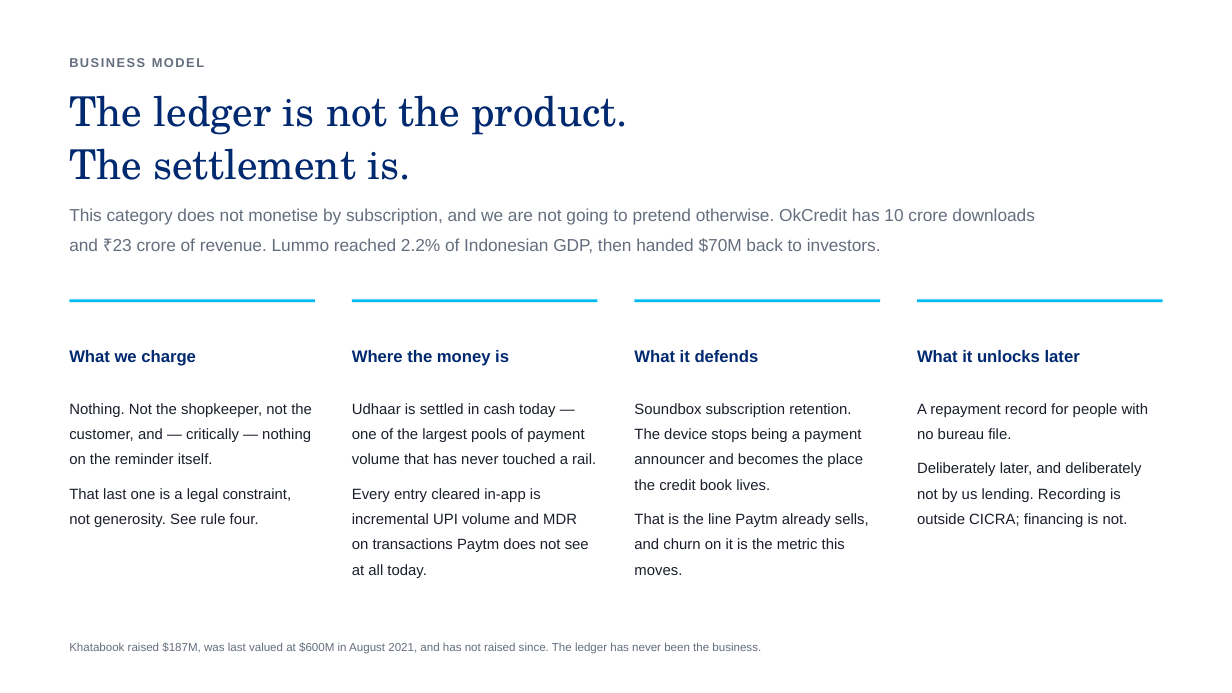
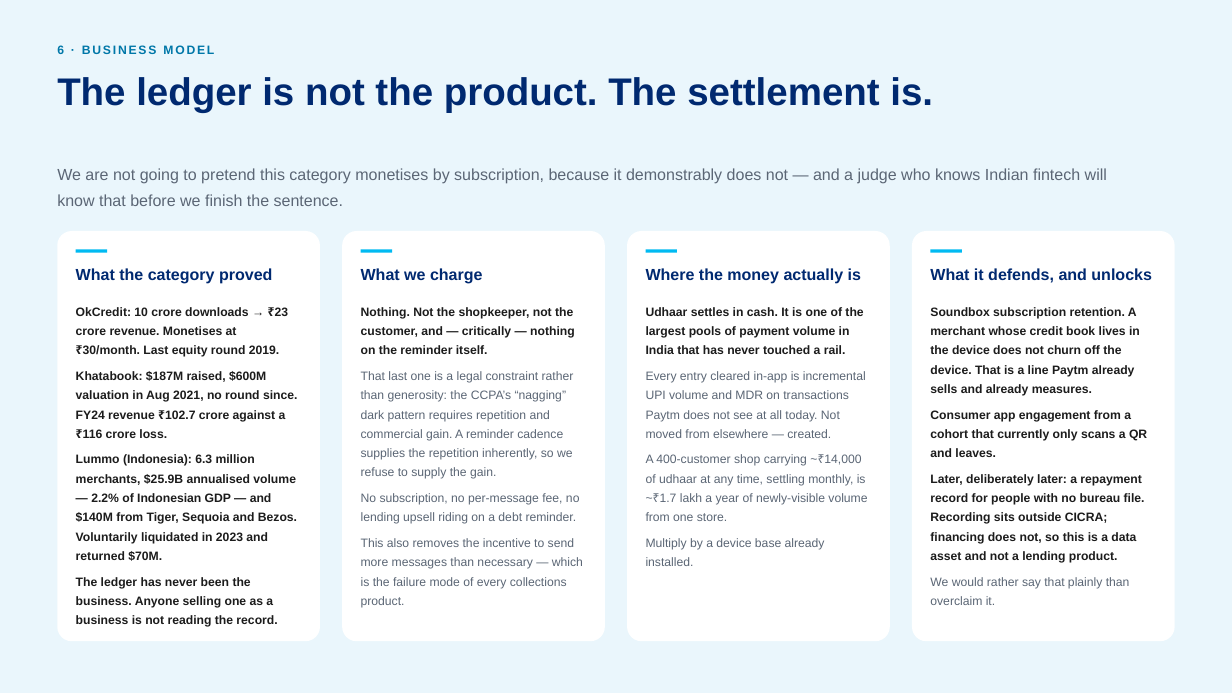
Before and after one commit to Uchiha-Itachi0/PAYTM-BAHI, a slide deck: slide 7 of docs/BAHI-Round1.pptx. Drawn at 1232x693 pixels with LibreOffice and Linux fonts; fonts in the diff are those of the drawing. Boxes give left, top, right and bottom in pixels: in the first picture for what was removed or moved away, otherwise in the second. Text is boxed around its words. In the diff, an @@ line names an element or a change of style, - is before the commit and + after.

```diff
--- a/docs/BAHI-Round1.pptx
+++ b/docs/BAHI-Round1.pptx
@@ rectangle added at <box>0,0,1232,693</box>, fill #EAF6FC @@
@@ text at <box>57,45,214,54</box>: text changed; size 10 to 9.5 pt; text colour #646E7E to #0077A8 @@
-BUSINESS MODEL
+6 · BUSINESS MODEL
@@ text "The ledger is not the ...": place and size @@
-text "The ledger is not the ..." at <box>69,95,628,180</box>
+text "The ledger is not the ..." at <box>57,77,933,113</box>
@@ text "The ledger is not the ..." at <box>57,77,933,113</box>: size 32 to 30 pt, font TeX Gyre Schola to Arial, bold on; line spacing 1.08 to 1.06 @@
@@ text at <box>57,168,1107,206</box>: text changed; size 13.5 to 12.5 pt; text colour #646E7E to #5B6675 @@
-This category does not monetise by subscription, and we are not going to pretend otherwise. OkCredit has 10 crore downloads and ₹23 crore of revenue. Lummo reached 2.2% of Indonesian GDP, then handed $70M back to investors.
+We are not going to pretend this category monetises by subscription, because it demonstrably does not — and a judge who knows Indian fintech will know that before we finish the sentence.
@@ rounded rectangle added at <box>57,231,320,641</box>, fill #FFFFFF @@
@@ rounded rectangle added at <box>342,231,604,641</box>, fill #FFFFFF @@
@@ rounded rectangle added at <box>628,231,890,641</box>, fill #FFFFFF @@
@@ rounded rectangle added at <box>912,231,1175,641</box>, fill #FFFFFF @@
@@ rectangle added at <box>76,250,107,252</box>, fill #00BAF2 @@
@@ text added at <box>76,268,272,284</box>, 12.5 pt, text #002970, bold @@
+What the category proved
@@ text "What we charge": place and size @@
-text "What we charge" at <box>69,350,196,366</box>
+text "What we charge" at <box>361,268,483,284</box>
@@ text "What we charge" at <box>361,268,483,284</box>: size 13 to 12.5 pt; line spacing 1.18 to 1.14 @@
@@ rectangle added at <box>360,250,392,252</box>, fill #00BAF2 @@
@@ text at <box>646,268,861,284</box>: text changed; size 13 to 12.5 pt @@
-Where the money is
+Where the money actually is
@@ rectangle: place and size @@
-rectangle at <box>917,299,1163,302</box>
+rectangle at <box>646,250,677,252</box>
@@ text at <box>930,268,1152,283</box>: text changed; size 13 to 12.5 pt @@
-What it unlocks later
+What it defends, and unlocks
@@ rectangle added at <box>931,250,962,252</box>, fill #00BAF2 @@
@@ rectangle removed at <box>69,299,315,302</box> @@
@@ rectangle removed at <box>352,299,598,302</box> @@
@@ rectangle removed at <box>635,299,881,302</box> @@
@@ text added at <box>76,307,297,627</box>, 9.5 pt, text #1C1C1C, bold @@
+OkCredit: 10 crore downloads → ₹23 crore revenue. Monetises at ₹30/month. Last equity round 2019.
+Khatabook: $187M raised, $600M valuation in Aug 2021, no round since. FY24 revenue ₹102.7 crore against a ₹116 crore loss.
+Lummo (Indonesia): 6.3 million merchants, $25.9B annualised volume — 2.2% of Indonesian GDP — and $140M from Tiger, Sequoia and Bezos. Voluntarily liquidated in 2023 and returned $70M.
+The ledger has never been the business. Anyone selling one as a business is not reading the record.
@@ text added at <box>361,307,583,608</box>, 9.5 pt, text #5B6675 @@
+Nothing. Not the shopkeeper, not the customer, and — critically — nothing on the reminder itself.
+That last one is a legal constraint rather than generosity: the CCPA’s “nagging” dark pattern requires repetition and commercial gain. A reminder cadence supplies the repetition inherently, so we refuse to supply the gain.
+No subscription, no per-message fee, no lending upsell riding on a debt reminder.
+This also removes the incentive to send more messages than necessary — which is the failure mode of every collections product.
@@ text at <box>646,307,867,566</box>: text changed; size 11.6 to 9.5 pt; text colour #1A1F2B to #5B6675 @@
-Udhaar is settled in cash today — one of the largest pools of payment volume that has never touched a rail.
-Every entry cleared in-app is incremental UPI volume and MDR on transactions Paytm does not see at all today.
+Udhaar settles in cash. It is one of the largest pools of payment volume in India that has never touched a rail.
+Every entry cleared in-app is incremental UPI volume and MDR on transactions Paytm does not see at all today. Not moved from elsewhere — created.
+A 400-customer shop carrying ~₹14,000 of udhaar at any time, settling monthly, is ~₹1.7 lakh a year of newly-visible volume from one store.
+Multiply by a device base already installed.
@@ text added at <box>930,307,1147,605</box>, 9.5 pt, text #1C1C1C, bold @@
+Soundbox subscription retention. A merchant whose credit book lives in the device does not churn off the device. That is a line Paytm already sells and already measures.
+Consumer app engagement from a cohort that currently only scans a QR and leaves.
+Later, deliberately later: a repayment record for people with no bureau file. Recording sits outside CICRA; financing does not, so this is a data asset and not a lending product.
+We would rather say that plainly than overclaim it.
@@ text removed at <box>634,350,759,362</box> @@
-What it defends
@@ text removed at <box>69,403,312,527</box> @@
-Nothing. Not the shopkeeper, not the customer, and — critically — nothing on the reminder itself.
-That last one is a legal constraint, not generosity. See rule four.
@@ text removed at <box>634,403,869,575</box> @@
-Soundbox subscription retention. The device stops being a payment announcer and becomes the place the credit book lives.
-That is the line Paytm already sells, and churn on it is the metric this moves.
@@ text removed at <box>917,403,1148,527</box> @@
-A repayment record for people with no bureau file.
-Deliberately later, and deliberately not by us lending. Recording is outside CICRA; financing is not.
@@ text removed at <box>69,642,761,654</box> @@
-Khatabook raised $187M, was last valued at $600M in August 2021, and has not raised since. The ledger has never been the business.
```
Also in this commit, not shown: 6 other slides changed, 3 slides added, 2 slides removed, 9 other files.
